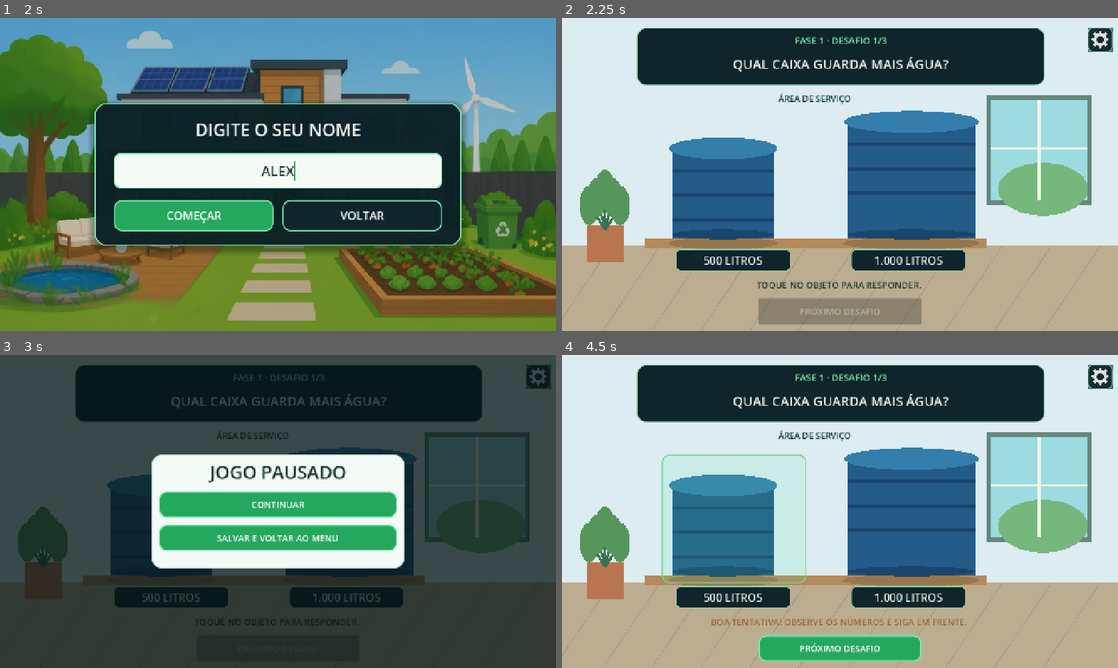
Above: before the commit, frames 1-4 (two rows, left to right).
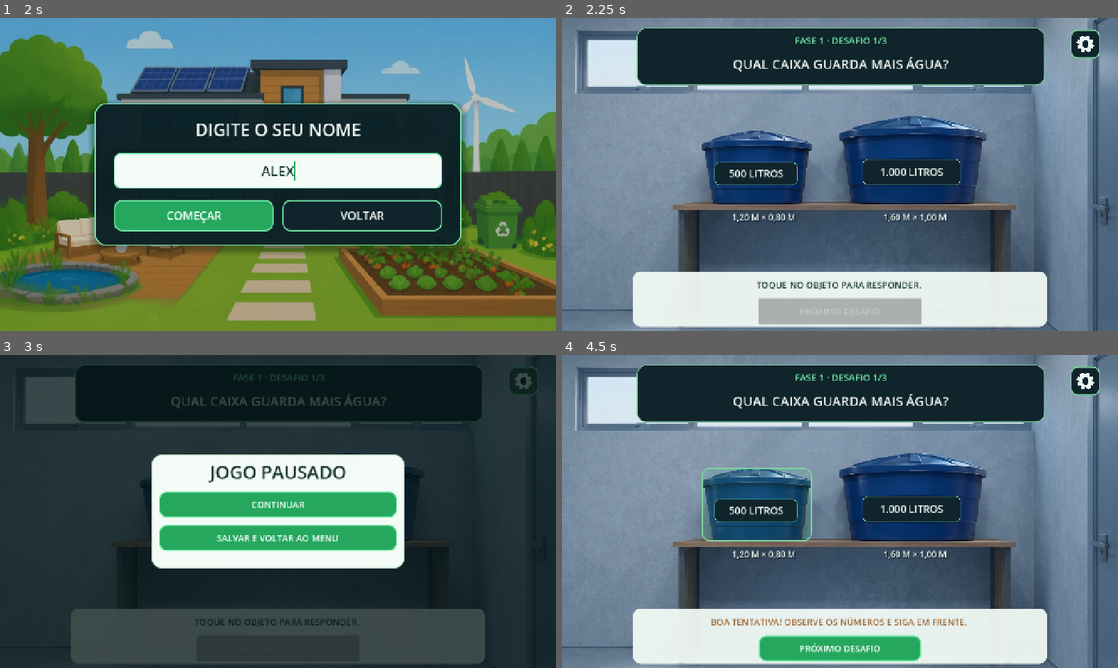
Above: after the commit, the same moments.

Repository: williamgoncalvesmartins/CasaSustentavel
Game: Godot game, scene res://main.tscn
Two runs of this game, one before a commit and one after it. Both use one fixed random seed, a clock stepped at 60 frames per second and the inputs below.
Inputs (mouse positions are in pixels of both pictures, inside the frame that each line leads up to; where the layout moved, square brackets give the same spot in the first picture):
- Up to frame 1 (2 s): click "▶ INICIAR JOGO" at 0.5 s; click (278, 171) at 1.27 s; type "Alex" at 1.35 s
- Up to frame 2 (2.25 s): click "COMEÇAR" at 2 s
- Up to frame 3 (3 s): click (522, 380) [539, 376] at 2.75 s
- Up to frame 4 (4.5 s): click "CONTINUAR" at 3.5 s; click (756, 505) [734, 517] at 4.25 s

Frame 1 is identical in both runs. In frame 2, 83% of the frame differs, in the area x 0-100%, y 0-100%; in frame 3, 19%; in frame 4, 81%.

Commit message:
Add files via upload

Diff:
--- /dev/null
+++ b/gear_icon.gd
@@ -0,0 +1,11 @@
+extends Control
+
+func _draw() -> void:
+	var center := size / 2
+	var points := PackedVector2Array()
+	for i in range(48):
+		var angle := i * TAU / 48.0
+		var radius := 21.0 if i % 6 in [1, 2, 3, 4] else 16.0
+		points.append(center + Vector2(cos(angle), sin(angle)) * radius)
+	draw_colored_polygon(points, Color("#eaf7f1"))
+	draw_circle(center, 8, Color("#10242b"))
--- a/main.gd
+++ b/main.gd
@@ -274,18 +274,22 @@
 func show_question() -> void:
 	clear_screen()
 	page = "FASE1"
-	var art := Control.new()
-	art.set_script(preload("res://challenge_art.gd"))
-	art.room = question_index
-	art.mouse_filter = Control.MOUSE_FILTER_IGNORE
-	word_place(art, Rect2(0, 0, 1364, 768))
+	if question_index == 0:
+		add_screen_background(load("res://desafio_caixas.jpg"), Color.TRANSPARENT)
+	else:
+		var art := Control.new()
+		art.set_script(preload("res://challenge_art.gd"))
+		art.room = question_index
+		art.mouse_filter = Control.MOUSE_FILTER_IGNORE
+		word_place(art, Rect2(0, 0, 1364, 768))
 	var header := Panel.new()
 	header.add_theme_stylebox_override("panel", word_style(DARK, 22, 2))
 	word_place(header, Rect2(184, 24, 1000, 142))
 	report_label(header, "FASE 1 · DESAFIO %d/3" % (question_index + 1), Rect2(24, 14, 952, 34), 23, MINT, true)
 	report_label(header, QUESTIONS[question_index].ask, Rect2(24, 61, 952, 55), 32, PAPER, true)
 	var rooms := ["ÁREA DE SERVIÇO", "COZINHA", "ESTUFA"]
-	word_place(make_label(rooms[question_index], 21, TEXT_DARK, true), Rect2(200, 180, 840, 36))
+	if question_index != 0:
+		word_place(make_label(rooms[question_index], 21, TEXT_DARK, true), Rect2(200, 180, 840, 36))
 	var measures := [["500 LITROS", "1.000 LITROS"], ["1 METRO", "2 METROS"], ["2 QUILOS", "5 QUILOS"]]
 	for i in range(2):
 		var target := Button.new()
@@ -295,25 +299,48 @@
 		target.add_theme_stylebox_override("hover", word_style(Color(0.3,0.9,0.6,0.12), 18, 3))
 		target.add_theme_stylebox_override("focus", word_style(Color.TRANSPARENT, 18, 3))
 		target.pressed.connect(answer_question.bind(i))
-		word_place(target, Rect2(245+i*430, 244, 355, 316))
+		var object_rect := Rect2(245+i*430, 244, 355, 316)
+		if question_index == 0:
+			object_rect = Rect2(343, 277, 270, 180) if i == 0 else Rect2(680, 241, 360, 216)
+		word_place(target, object_rect)
 		var plate := Panel.new()
 		plate.mouse_filter = Control.MOUSE_FILTER_IGNORE
 		plate.add_theme_stylebox_override("panel", word_style(DARK, 12, 1))
-		word_place(plate, Rect2(280+i*430, 568, 280, 53))
-		report_label(plate, measures[question_index][i], Rect2(8,5,264,43), 27, PAPER, true)
+		var plate_rect := Rect2(280+i*430, 568, 280, 53)
+		if question_index == 0:
+			plate_rect = Rect2(374, 354, 204, 56) if i == 0 else Rect2(738, 346, 240, 64)
+		word_place(plate, plate_rect)
+		report_label(plate, measures[question_index][i], Rect2(4, 4, plate_rect.size.x-8, plate_rect.size.y-8), 25, PAPER, true)
+	if question_index == 0:
+		var footer := Panel.new()
+		footer.add_theme_stylebox_override("panel", word_style(Color(0.95,0.98,0.96,0.94), 20))
+		word_place(footer, Rect2(174, 622, 1016, 136))
+		for i in range(2):
+			var dimensions := "1,20 M × 0,80 M" if i == 0 else "1,60 M × 1,00 M"
+			var label := make_label(dimensions, 21, PAPER, true)
+			label.add_theme_color_override("font_shadow_color", DARK)
+			label.add_theme_constant_override("shadow_offset_x", 2)
+			label.add_theme_constant_override("shadow_offset_y", 2)
+			word_place(label, Rect2(345 if i == 0 else 716, 471, 300, 36))
 	feedback_label = make_label("TOQUE NO OBJETO PARA RESPONDER." if not answered else "RESPOSTA REGISTRADA. CONTINUE.", 22, TEXT_DARK, true)
 	word_place(feedback_label, Rect2(180, 638, 1000, 34))
 	var next := make_button("PRÓXIMO DESAFIO" if question_index < 2 else "CONCLUIR FASE 1", next_question, true)
 	next.disabled = not answered
 	word_place(next, Rect2(482, 688, 400, 64))
 	set_meta("next_button", next)
-	var gear_image := AtlasTexture.new()
-	gear_image.atlas = BG_WORDS
-	gear_image.region = Rect2(1290,23,61,61)
-	var gear := TextureButton.new()
-	gear.texture_normal = gear_image
+	var gear := Button.new()
+	gear.name = "PhaseSettings"
+	gear.tooltip_text = "PAUSAR"
+	gear.add_theme_stylebox_override("normal", word_style(DARK, 17, 3))
+	gear.add_theme_stylebox_override("hover", word_style(Color("#235144"), 17, 3))
+	gear.add_theme_stylebox_override("focus", word_style(Color.TRANSPARENT, 17, 3))
 	gear.pressed.connect(toggle_pause)
-	word_place(gear, Rect2(1290,23,61,61))
+	word_place(gear, Rect2(1248, 28, 72, 72))
+	var icon := Control.new()
+	icon.set_script(preload("res://gear_icon.gd"))
+	icon.mouse_filter = Control.MOUSE_FILTER_IGNORE
+	gear.add_child(icon)
+	icon.set_anchors_and_offsets_preset(Control.PRESET_FULL_RECT)
 
 func answer_question(choice: int) -> void:
 	if page != "FASE1" or answered:
Binary file added: desafio_caixas.jpg
Not shown, added: desafio_caixas.jpg.import
Not shown, added: gear_icon.gd.uid
Not shown, added: import_check.log
